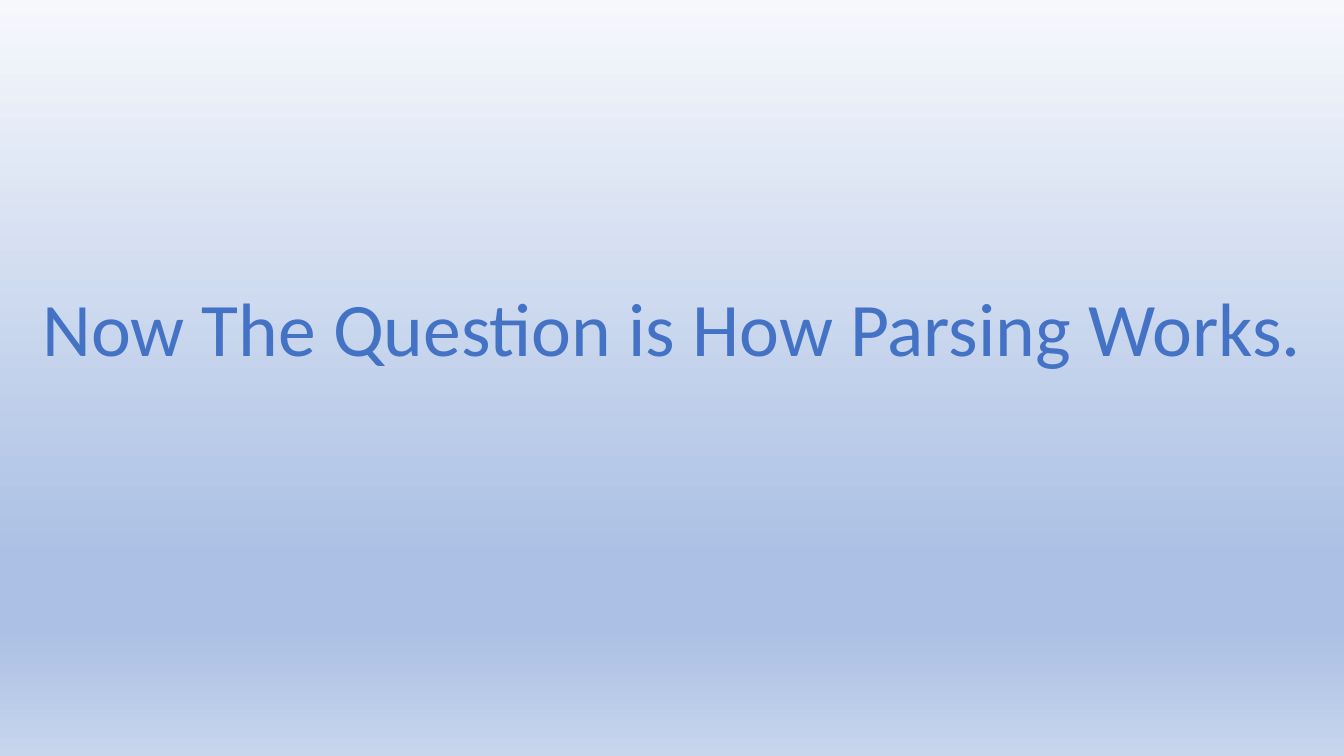
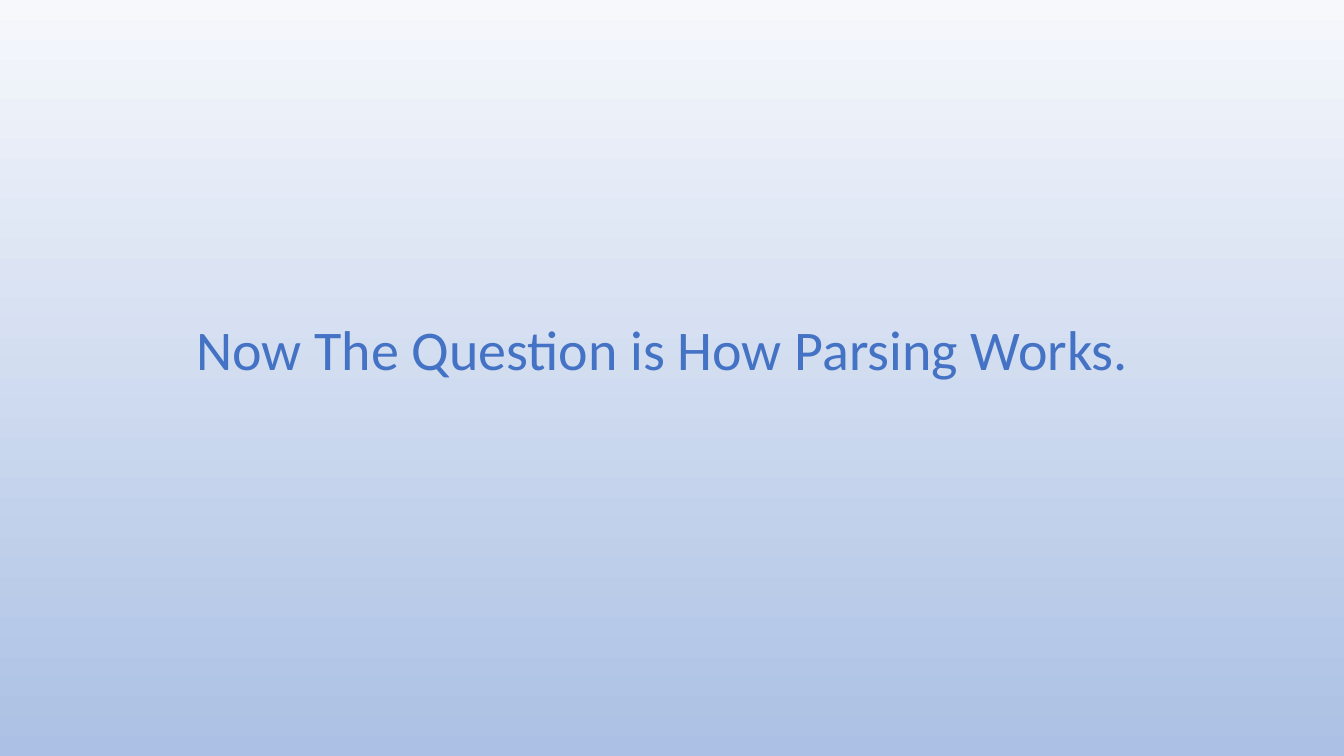
Before and after one commit to manish-bharti/resume-parser, a slide deck: slide 8 of CVIC/major_project_presentation.pptx. Drawn at 1344x756 pixels with LibreOffice and Linux fonts; fonts in the diff are those of the drawing. Boxes give left, top, right and bottom in pixels: in the first picture for what was removed or moved away, otherwise in the second. Text is boxed around its words. In the diff, an @@ line names an element or a change of style, - is before the commit and + after.

```diff
--- a/CVIC/major_project_presentation.pptx
+++ b/CVIC/major_project_presentation.pptx
@@ background gradient #F6F8FC to #ABC0E4 to #C7D5ED to gradient #F6F8FC to #ABC0E4 @@
@@ text "Now The Question is How ...": place and size @@
-text "Now The Question is How ..." at <box>43,303,1301,369</box>
+text "Now The Question is How ..." at <box>197,331,1128,380</box>
@@ text "Now The Question is How ..." at <box>197,331,1128,380</box>: size 54 to 40 pt @@
```
Also in this commit, not shown: 11 other slides changed, 1 slide added, 7 other files.
